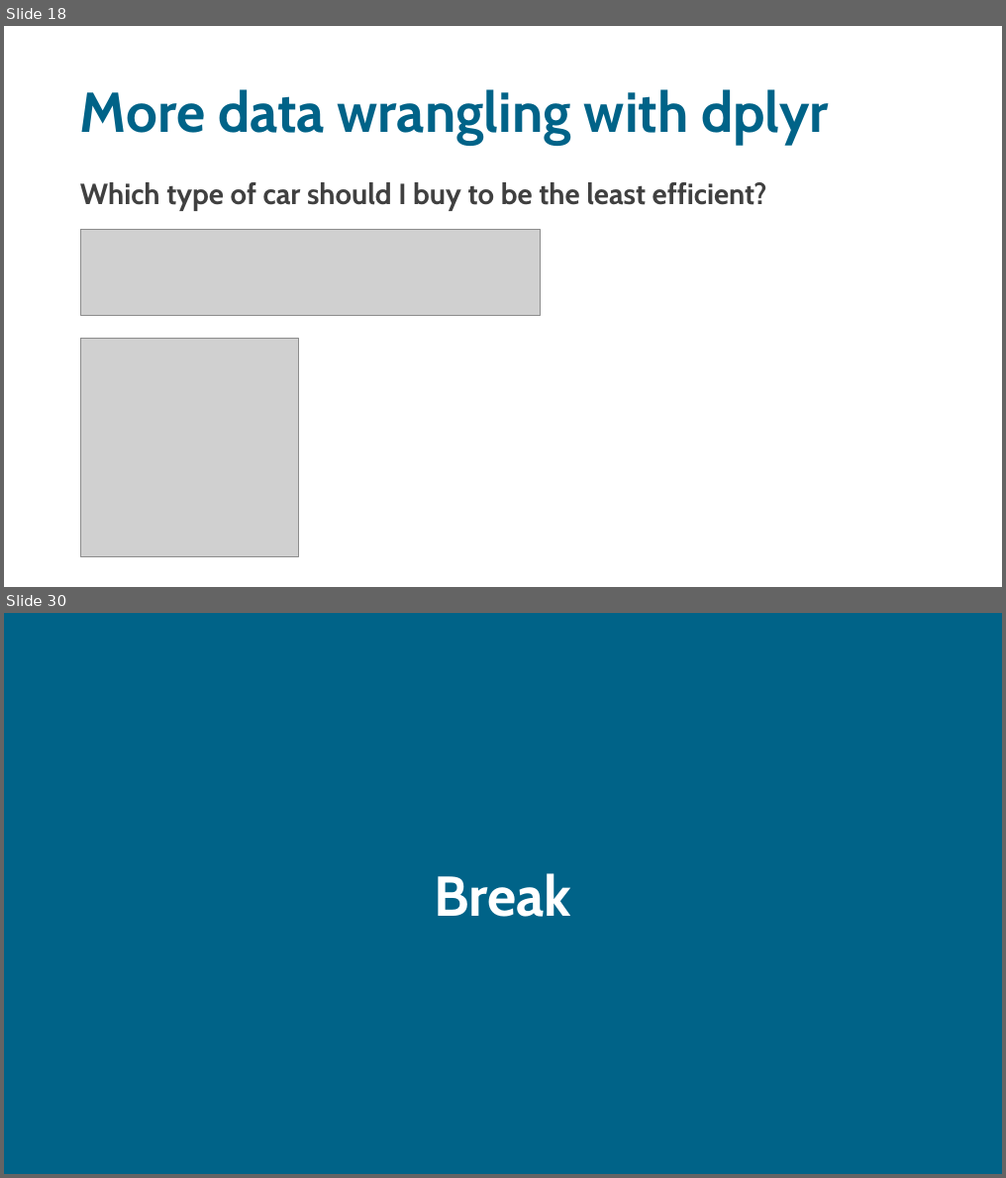
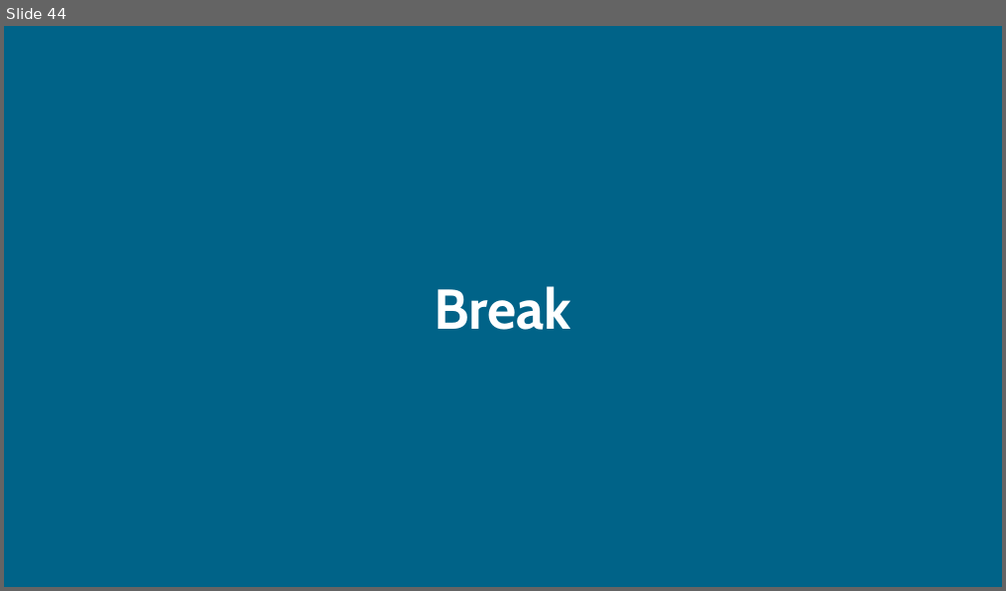
Before and after one commit to sodascience/workshop_causal_impact_assessment, a slide deck: lectures/03_synthetic_control/synthetic_control.pptx. Shown one above the other, each under a label of ours: slides 18 and 30 before the commit, slide 44 after it; the slides between them are not shown. The pictures are 1006x1178 and 1006x591 pixels, drawn with LibreOffice and Linux fonts; fonts in the diff are those of the drawing; grey boxes stand for pictures. Boxes give left, top, right and bottom in pixels: in the first picture for what was removed or moved away, otherwise in the second. Text is boxed around its words. In the diff, an @@ line names an element or a change of style, - is before the commit and + after.

```diff
--- a/lectures/03_synthetic_control/synthetic_control.pptx
+++ b/lectures/03_synthetic_control/synthetic_control.pptx
@@ slide 18 removed at (x1=4, y1=26, x2=1002, y2=587), background #FFFFFF @@
@@ title removed at (x1=80, y1=89, x2=829, y2=145) @@
-More data wrangling with dplyr
@@ text removed at (x1=80, y1=182, x2=767, y2=211) @@
-Which type of car should I buy to be the least efficient?
@@ picture removed at (x1=81, y1=230, x2=540, y2=315) @@
@@ picture removed at (x1=81, y1=338, x2=298, y2=558) @@
@@ what was slide 30 is now slide 44 @@
```
Also in this commit, not shown: 1 slide changed, 42 slides added, 27 other slides removed, 4 other files.
